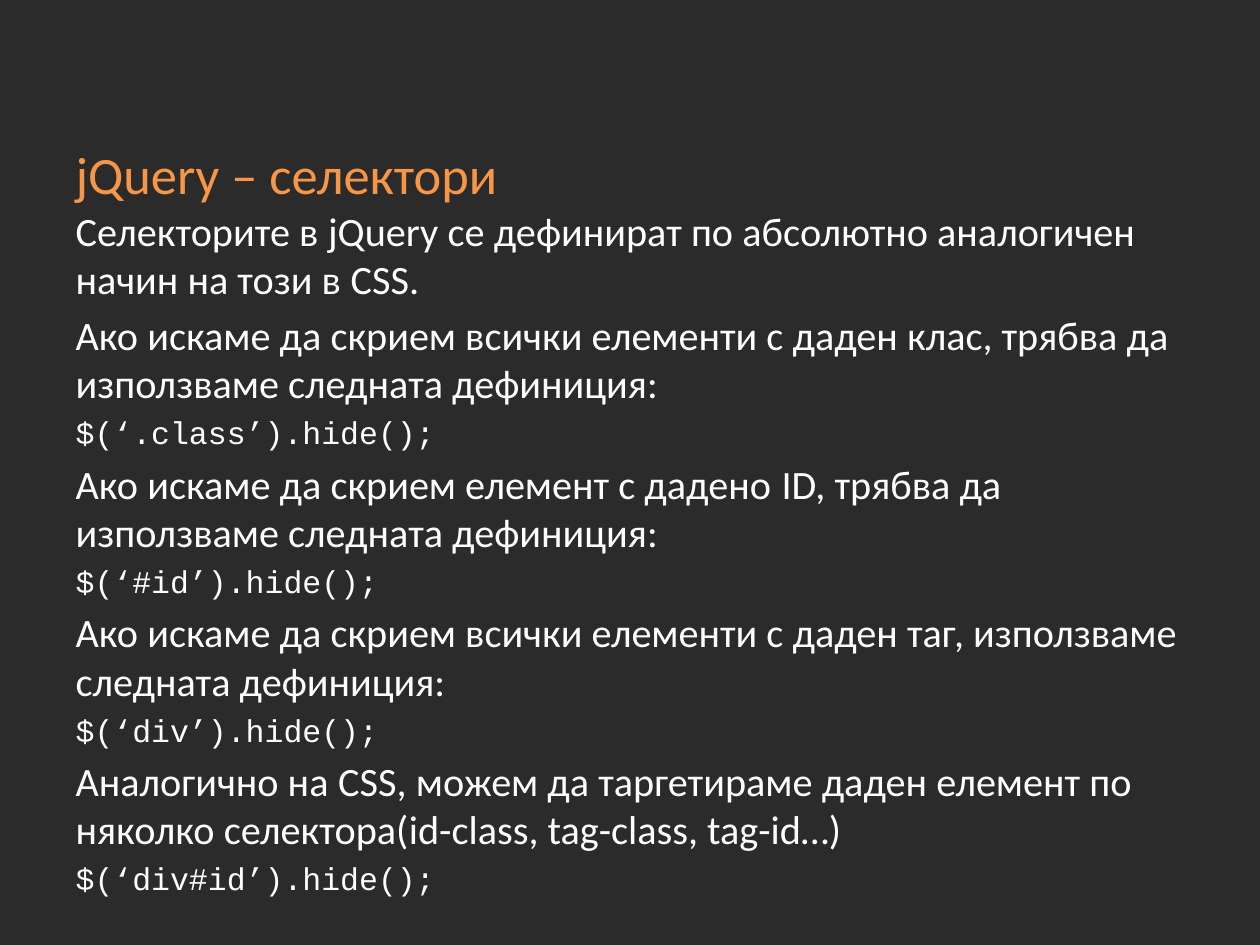
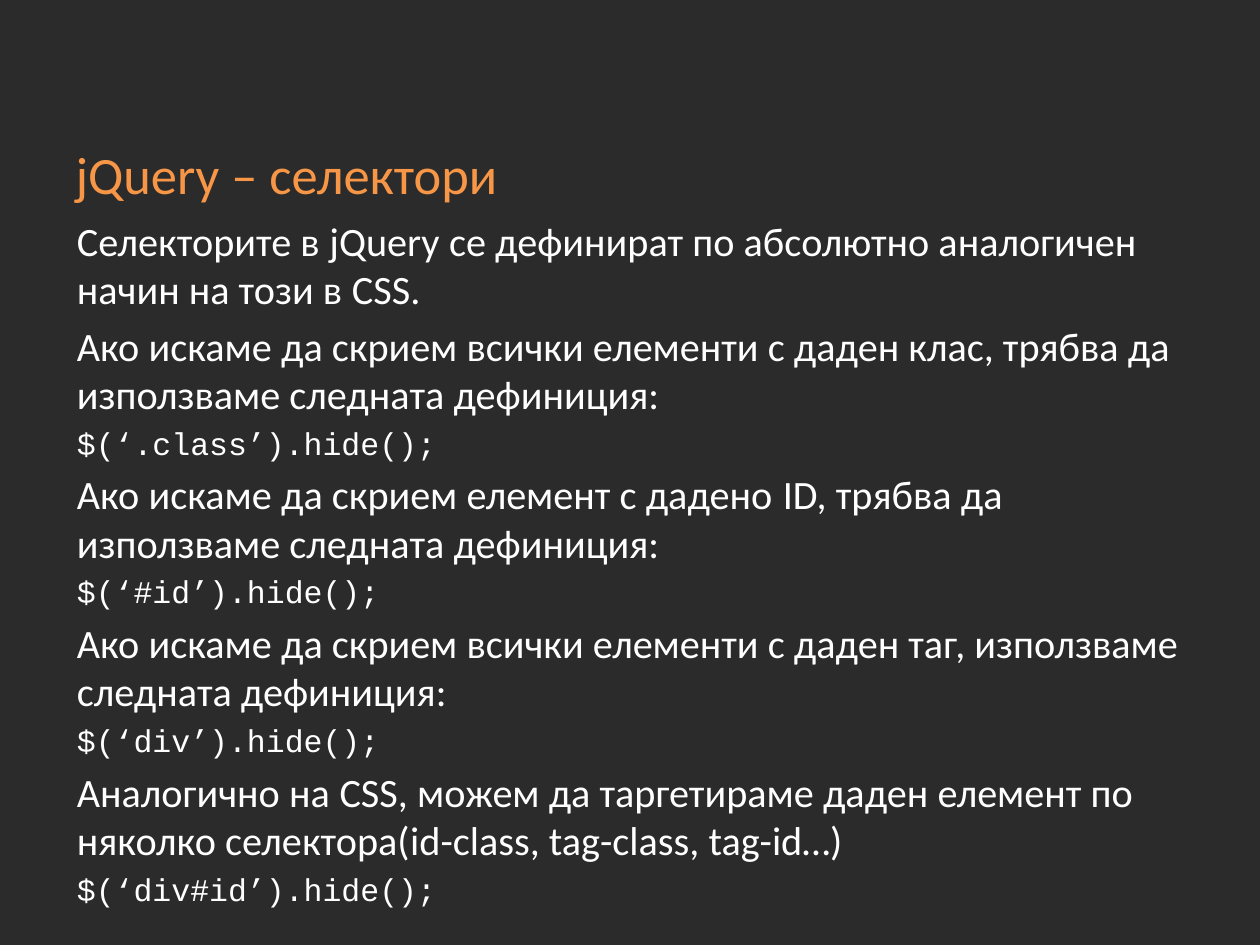
Before and after one commit to Academy-Soft-Intellect/Front-End-Course, a slide deck: slide 7 of 11-jQuery.pptx. Drawn at 1260x945 pixels with LibreOffice and Linux fonts; fonts in the diff are those of the drawing; background and template pictures are left out; a plain dark background stands for a picture behind light text. Boxes give left, top, right and bottom in pixels: in the first picture for what was removed or moved away, otherwise in the second. Text is boxed around its words. In the diff, an @@ line names an element or a change of style, - is before the commit and + after.

```diff
--- a/11-jQuery.pptx
+++ b/11-jQuery.pptx
@@ text "Селекторите в jQuery се дефинират ...": place and size @@
-text "Селекторите в jQuery се дефинират ..." at [76,218,1176,897]
+text "Селекторите в jQuery се дефинират ..." at [77,228,1177,908]
```
Also in this commit, not shown: 2 other slides changed, 12 slides added.
